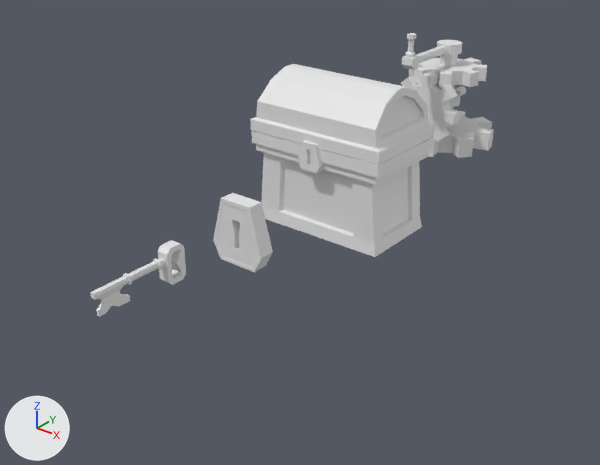
An edit to the FBX model Assets/3DModels/Mikko's Model/GameItems.fbx, drawn before and after from the same camera.
One viewpoint serves both versions: a camera (50 mm lens) standing at (10.99, -11.7, 7.81) and looking at (0.22, 1.77, -0.54). Every picture has the same lights, and +X, +Y and +Z are marked at lower left. Where no turn or scale is listed for an object, it has been applied to the vertices.

Objects in the first picture: 'Chest', 'Chest.001', 'Crank', 'CrankHandle', 'Key', 'Lid', 'Lid.001', 'Lock'.
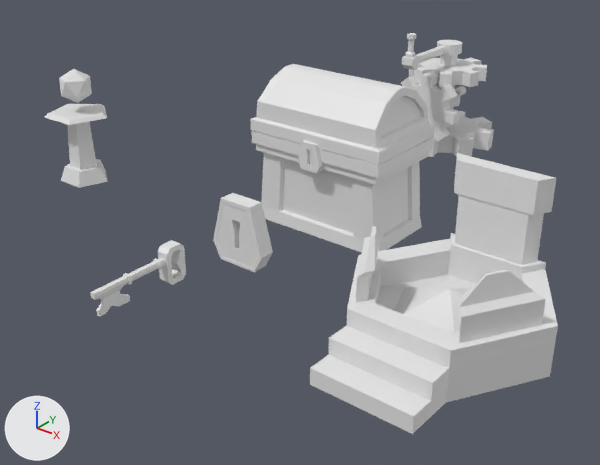
What differs and where, as boxes (x1, y1, x2, y2) in the pictures (600 x 465 px):
'Teleporter', added: after (310, 153, 558, 434)
'TeleporterColor', added: after (393, 196, 544, 333)
'TeleporterActivator', added: after (45, 104, 108, 188)
'TeleporterActivatorColor', added: after (59, 69, 92, 103)

What the commit changed:
Mesh me_cylinder_005 is new.
It has 30 vertices, 17 faces and spans x -0.76..0.76, y -0.64..0.8, z -0.5..1.24.
Mesh me_cylinder_003 is new.
It has 14 vertices, 9 faces and spans x -1.2..1.19, y -1.05..1.66, z -0.06..1.62.
Mesh me_cylinder_002 is new.
It has 94 vertices, 71 faces and spans x -2.0..2.0, y -2.74..1.74, z -0.5..2.32.
Mesh me_icosphere is new.
It is an icosphere of 20 faces spanning x -0.371..0.371, y -0.353..0.353, z -0.415..0.415.
Object 'TeleporterActivator' (ob_teleporteractivator) is new; it shows me_cylinder_005.
Its location is (-5.18, 0.0, 0.5).
Object 'TeleporterColor' (ob_teleportercolor) is new; it shows me_cylinder_003.
Its location is (5.04, 0.0, 0.0).
Object 'Teleporter' (ob_teleporter) is new; it shows me_cylinder_002.
Its location is (5.04, 0.0, 0.0).
Object 'TeleporterActivatorColor' (ob_teleporteractivatorcolor) is new; it shows me_icosphere.
Its location is (-5.16, 0.0, 2.35).
